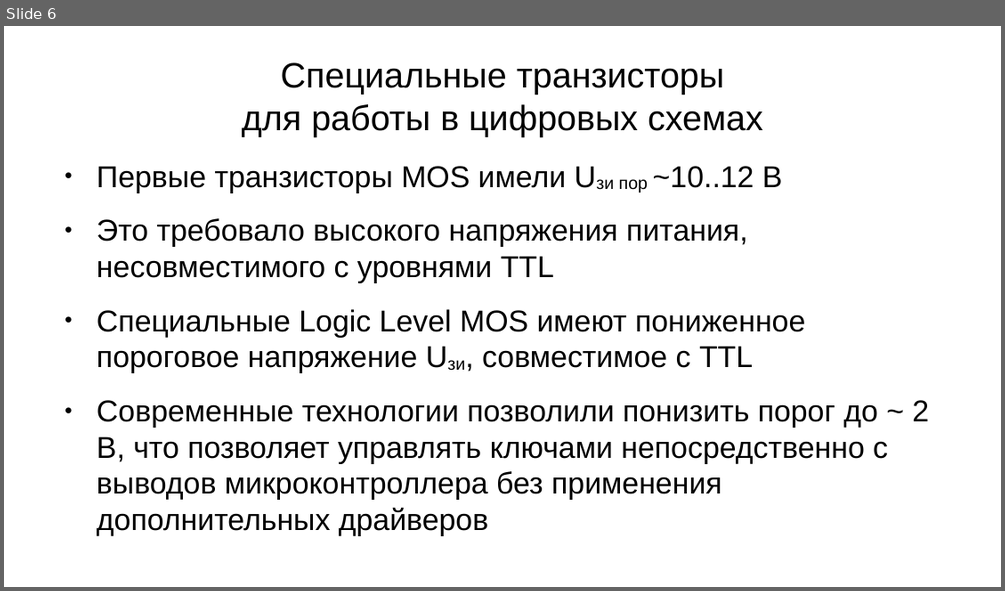
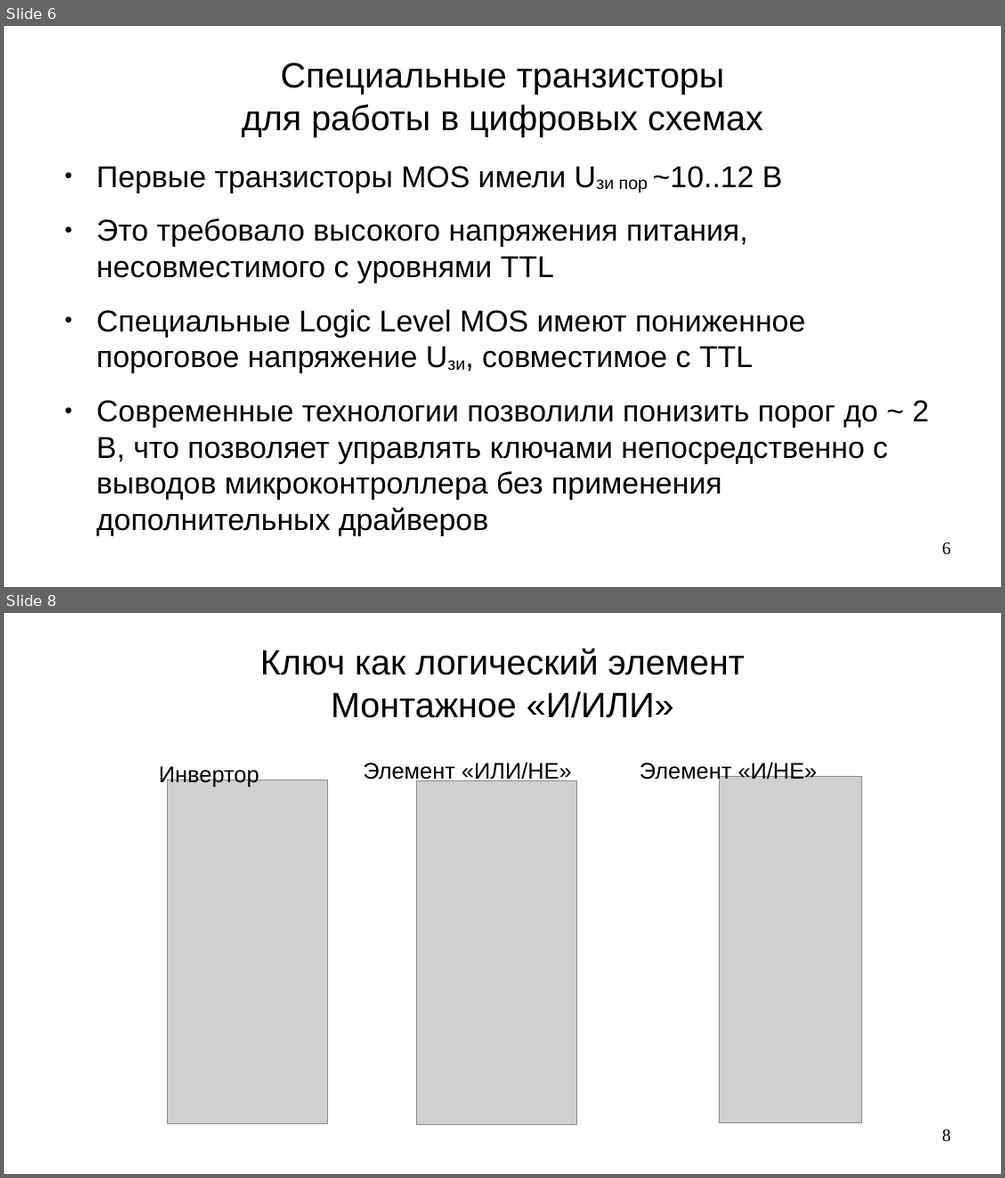
Before and after one commit to steelcraft/stud-lab, a slide deck: Лекции/СBDS01#L5.odp. Shown one above the other, each under a label of ours: slide 6 before the commit, slides 6 and 8 after it; the slides between them are not shown. The pictures are 1005x591 and 1005x1178 pixels, drawn with LibreOffice and Linux fonts; fonts in the diff are those of the drawing; grey boxes stand for pictures. Boxes give left, top, right and bottom in pixels: in the first picture for what was removed or moved away, otherwise in the second. Text is boxed around its words. In the diff, an @@ line names an element or a change of style, - is before the commit and + after.

```diff
--- a/Лекции/СBDS01#L5.odp
+++ b/Лекции/СBDS01#L5.odp
@@ slide 8 added at box(4, 613, 1001, 1174), background #FFFFFF @@
@@ title added at box(260, 648, 744, 718), 28 pt, text #000000 @@
+Ключ как логический элемент
+Монтажное «И/ИЛИ»
@@ text added at box(159, 763, 259, 787), 18 pt, text #000000 @@
+Инвертор
@@ text added at box(363, 762, 572, 783), 18 pt, text #000000 @@
+Элемент «ИЛИ/НЕ»
@@ text added at box(639, 760, 817, 783), 18 pt, text #000000 @@
+Элемент «И/НЕ»
@@ picture added at box(168, 780, 328, 1124) @@
@@ picture added at box(417, 781, 577, 1125) @@
@@ picture added at box(720, 777, 861, 1123) @@
@@ page number added at box(942, 1129, 951, 1142), 14 pt, text #000000 @@
+8
@@ slide 6 changed as well @@
@@ page number added at box(942, 542, 951, 555), 14 pt, text #000000 @@
+6
```
Also in this commit, not shown: 7 other slides changed, 6 other slides added, 8 slides removed, 1 other file.
